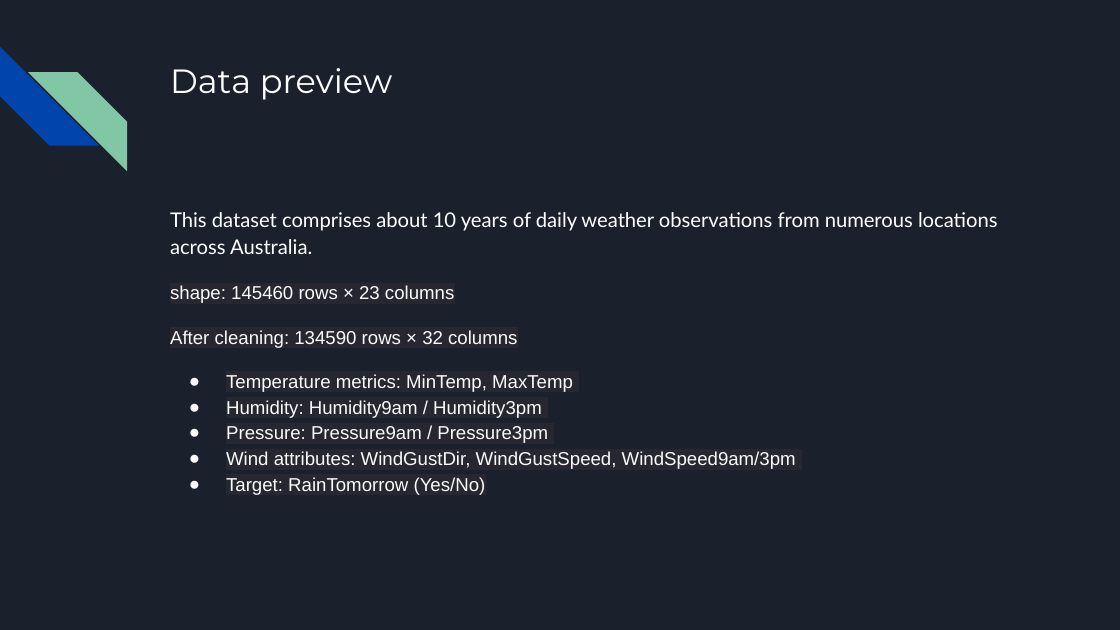
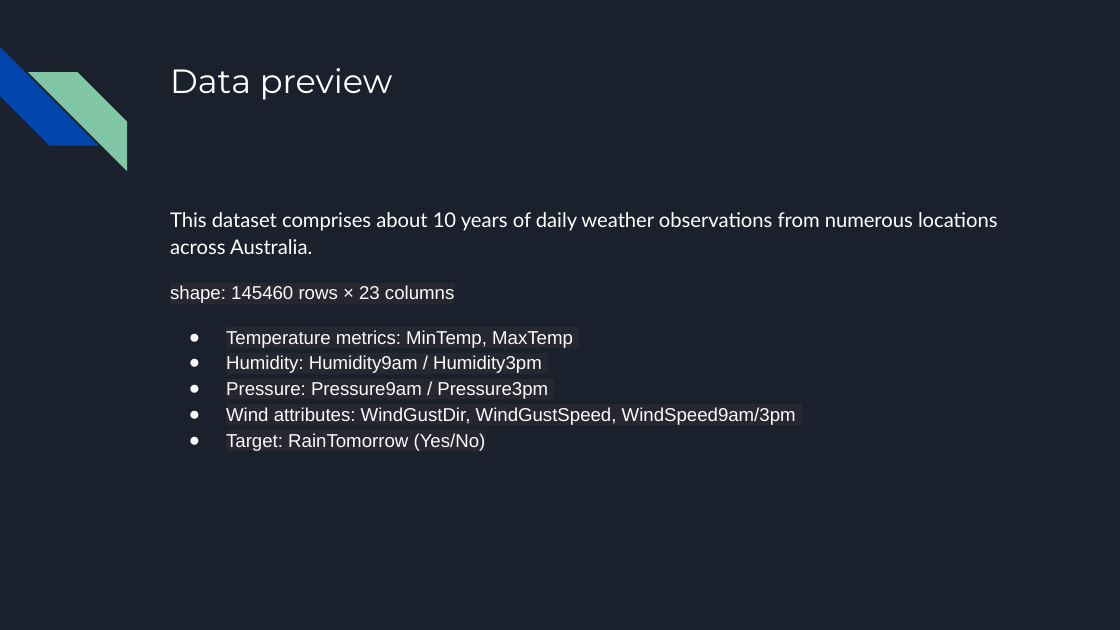
Before and after one commit to OmarEssam-20/weather-aus, a slide deck: slide 2 of WeatherAUS.pptx. Drawn at 1120x630 pixels with LibreOffice and Linux fonts; fonts in the diff are those of the drawing. Boxes give left, top, right and bottom in pixels: in the first picture for what was removed or moved away, otherwise in the second. Text is boxed around its words. In the diff, an @@ line names an element or a change of style, - is before the commit and + after.

```diff
--- a/WeatherAUS.pptx
+++ b/WeatherAUS.pptx
@@ text at (170,330,517,348): paragraph removed @@
-After cleaning: 134590 rows × 32 columns
```
Also in this commit, not shown: 2 other slides changed, 25 slides added, 3 slides removed.
